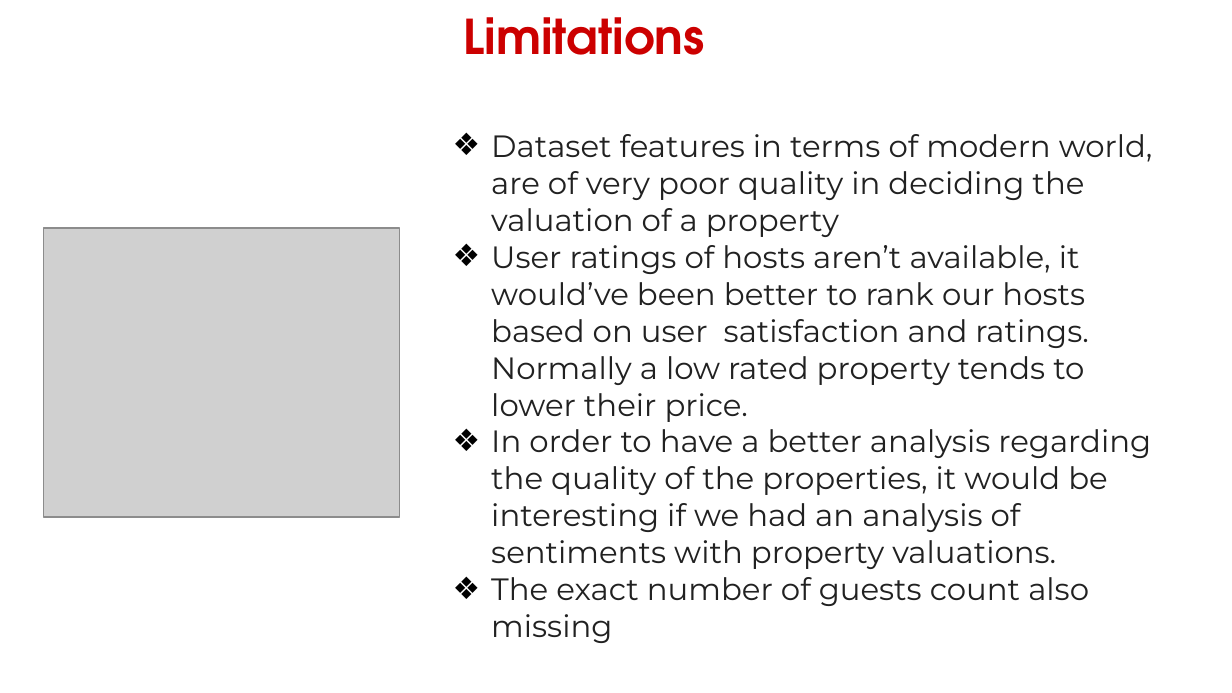
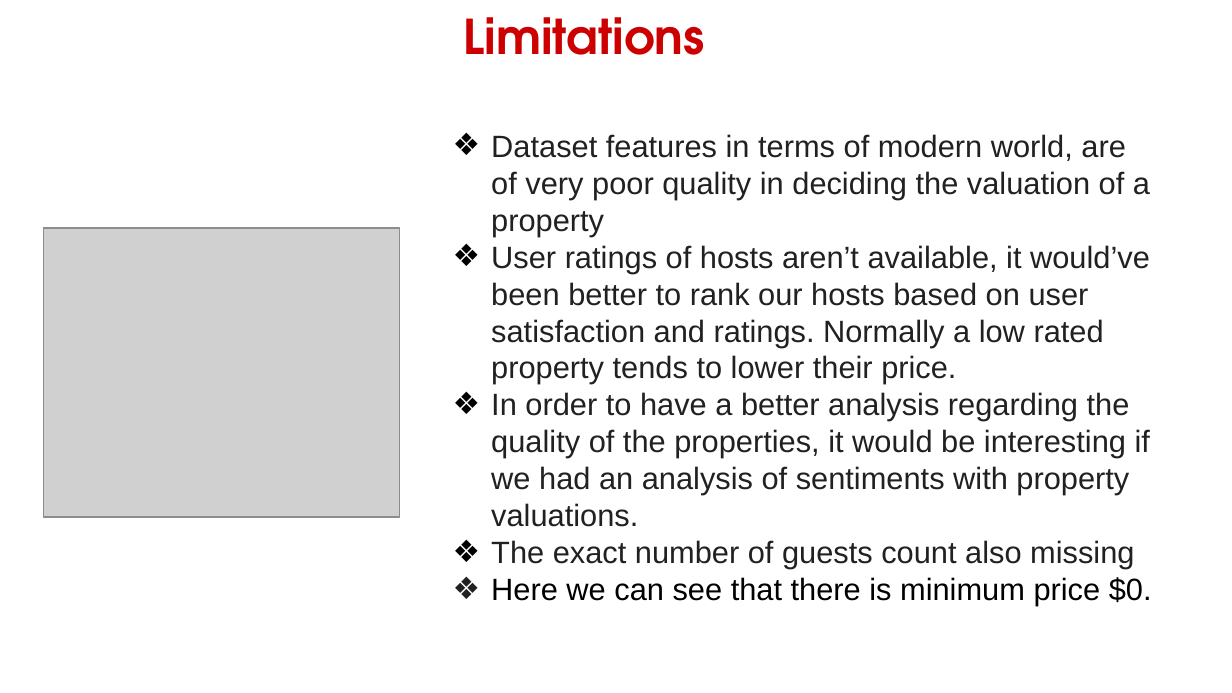
Before and after one commit to Bhoomikadayal/Cohort-Chario-EDA-Capstone-Project, a slide deck: slide 19 of Presentation - Airbnb Bookings Analysis.pptx (slide 18 before the commit). Drawn at 1232x693 pixels with LibreOffice and Linux fonts; fonts in the diff are those of the drawing; grey boxes stand for pictures; background and template pictures are left out. Boxes give left, top, right and bottom in pixels: in the first picture for what was removed or moved away, otherwise in the second. Text is boxed around its words. In the diff, an @@ line names an element or a change of style, - is before the commit and + after.

```diff
--- a/Presentation - Airbnb Bookings Analysis.pptx
+++ b/Presentation - Airbnb Bookings Analysis.pptx
@@ text at [491,134,1150,569]: font Montserrat to Arial; indent changed @@
@@ text at [491,577,1152,606]: paragraph added @@
+❖ Here we can see that there is minimum price $0.
```
Also in this commit, not shown: 1 other slide changed, 3 slides added, 2 slides removed, 2 other files.
